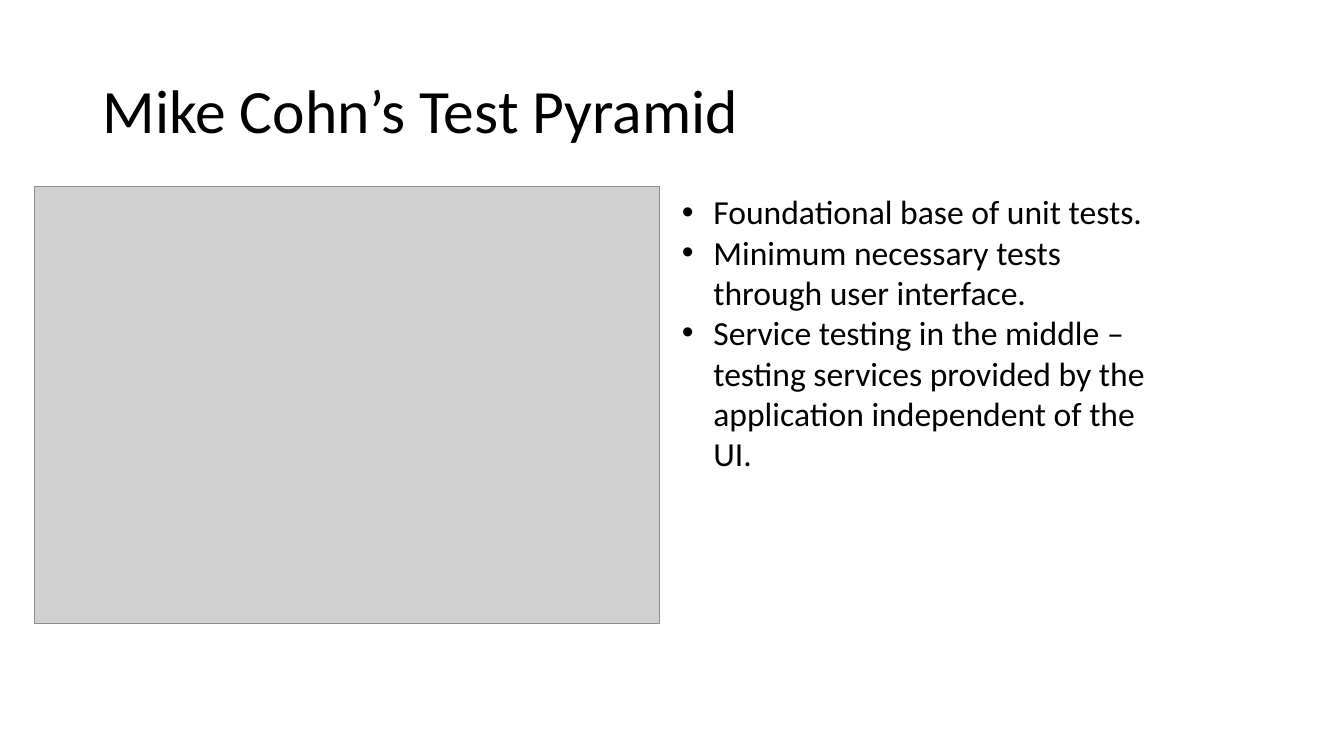
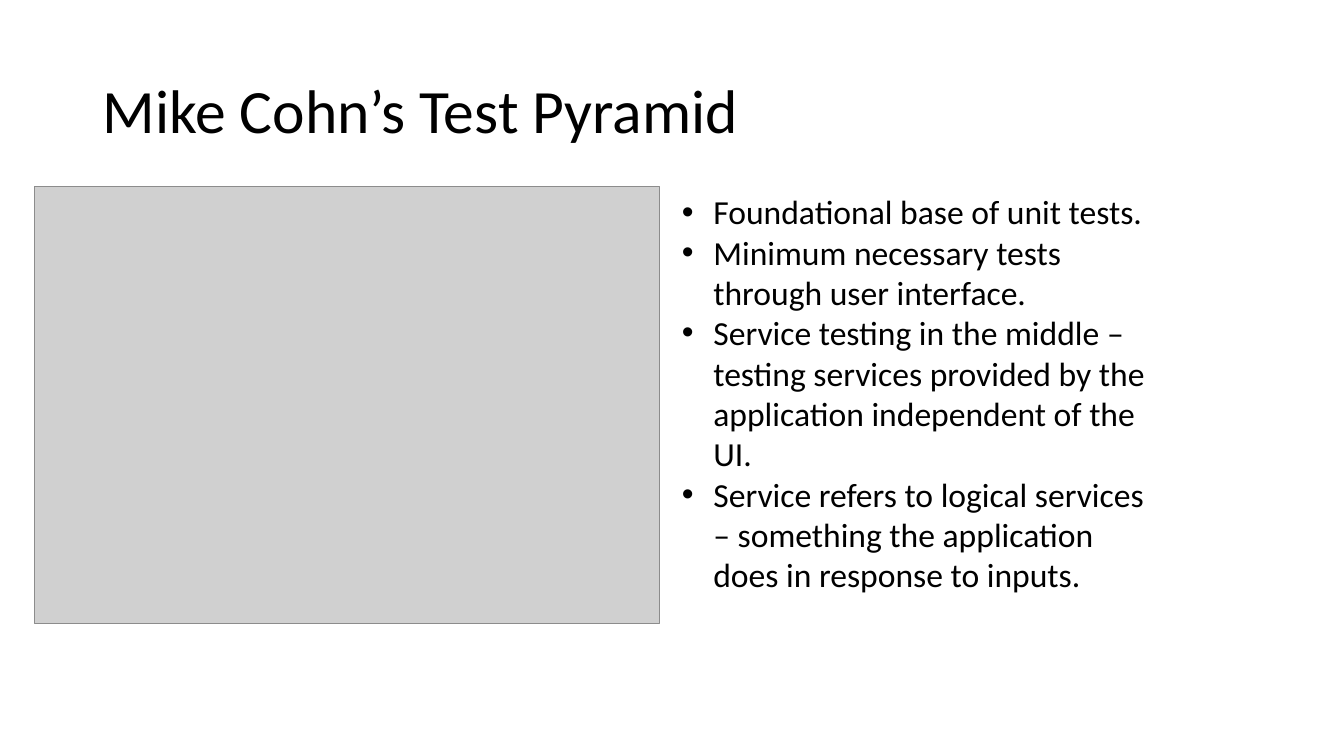
Before and after one commit to weaverj/testpyramidexample, a slide deck: slide 2 of Test Pyramid Presentation.pptx. Drawn at 1344x756 pixels with LibreOffice and Linux fonts; fonts in the diff are those of the drawing; grey boxes stand for pictures; background and template pictures are left out. Boxes give left, top, right and bottom in pixels: in the first picture for what was removed or moved away, otherwise in the second. Text is boxed around its words. In the diff, an @@ line names an element or a change of style, - is before the commit and + after.

Commit message:
presentation updates, test changes

```diff
--- a/Test Pyramid Presentation.pptx
+++ b/Test Pyramid Presentation.pptx
@@ text at box(713, 483, 1144, 593): paragraph added @@
+• Service refers to logical services – something the application does in response to inputs.
```
Also in this commit, not shown: 2 other slides changed, 3 other files.
